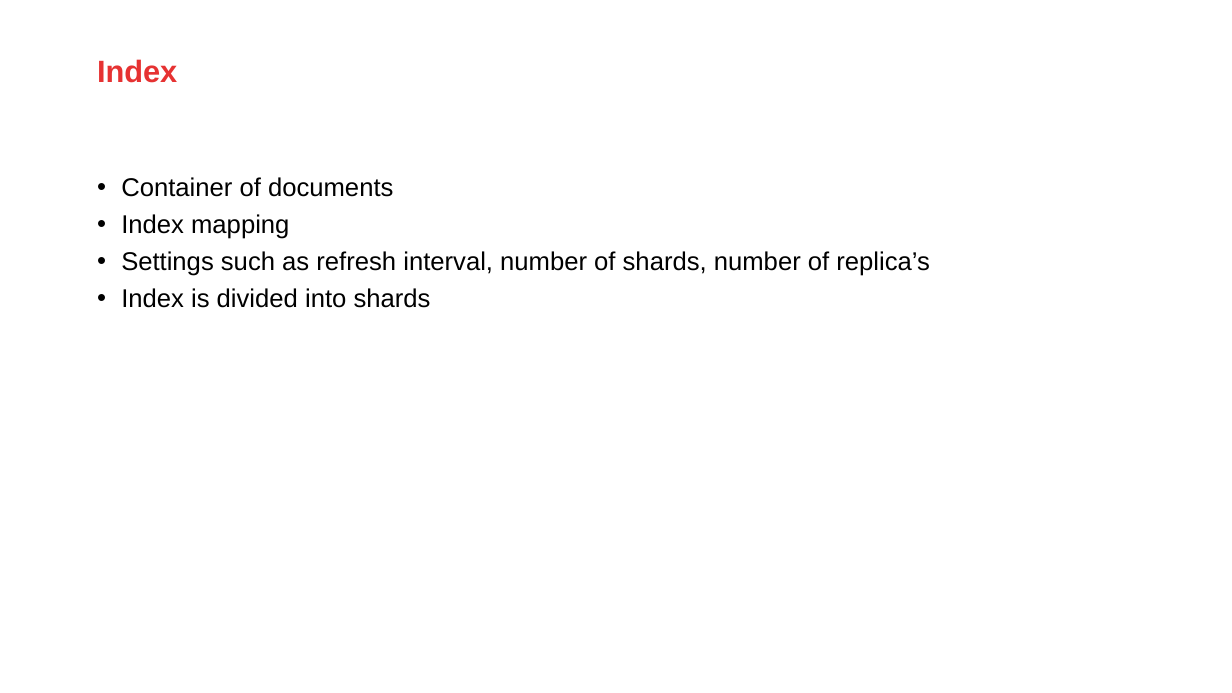
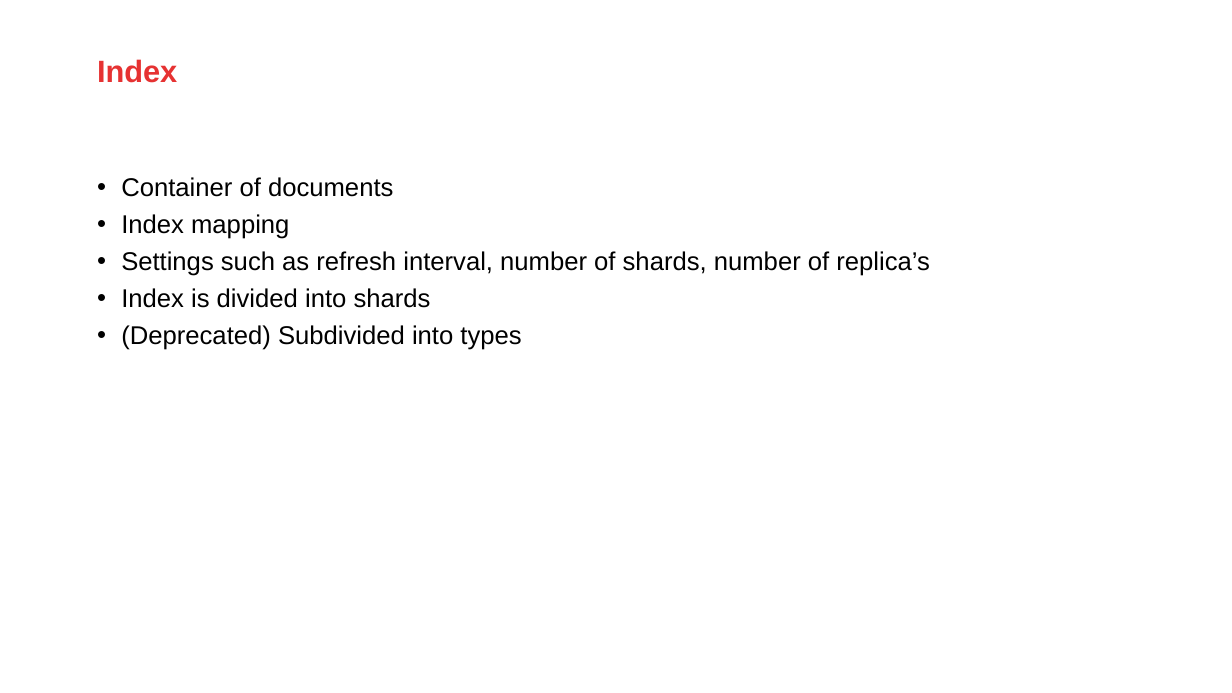
Before and after one commit to AMIS-Services/sig-elasticsearch-may2020, a slide deck: slide 7 of Elasticsearch.pptx (slide 9 before the commit). Drawn at 1232x693 pixels with LibreOffice and Linux fonts; fonts in the diff are those of the drawing; background and template pictures are left out. Boxes give left, top, right and bottom in pixels: in the first picture for what was removed or moved away, otherwise in the second. Text is boxed around its words. In the diff, an @@ line names an element or a change of style, - is before the commit and + after.

```diff
--- a/Elasticsearch.pptx
+++ b/Elasticsearch.pptx
@@ text at box(121, 325, 521, 350): paragraph added @@
+• (Deprecated) Subdivided into types
```
Also in this commit, not shown: 4 other slides changed, 1 slide added, 2 slides removed, 19 other files.
